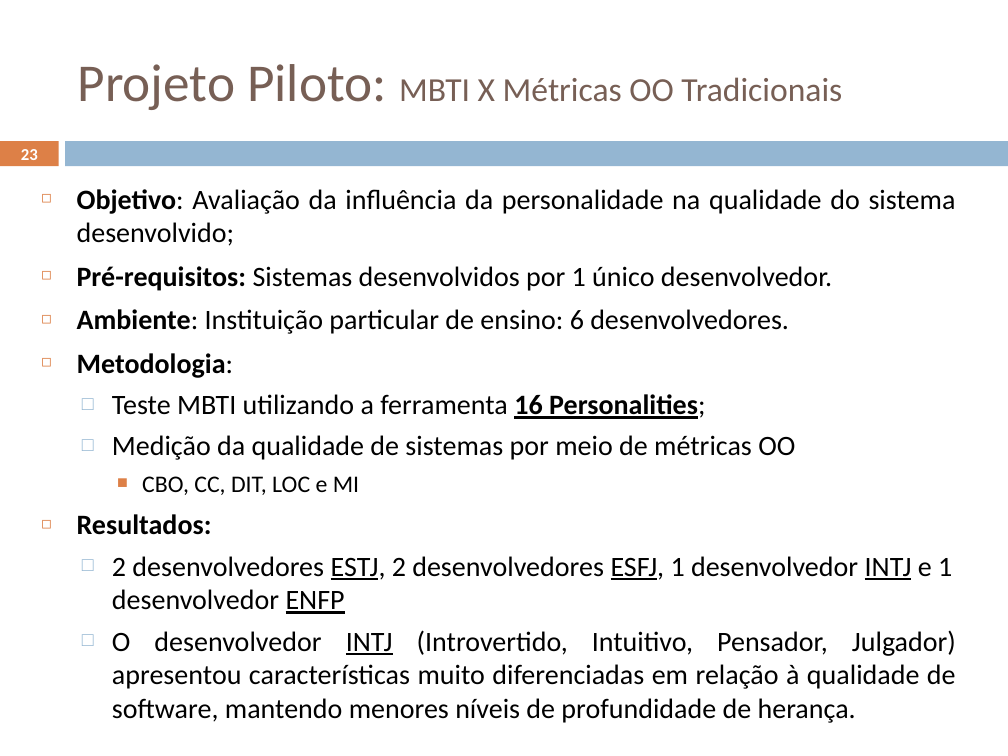
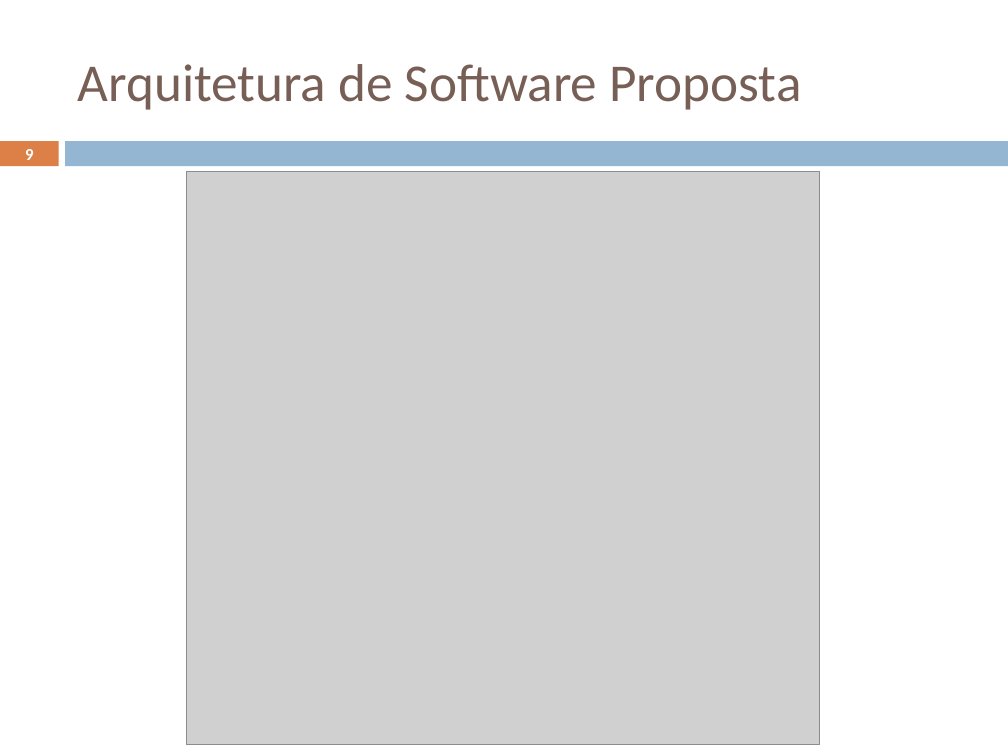
Before and after one commit to geoleite/Mestrado, a slide deck: slide 9 of Apresentacao/ApresentaçãoV1.pptx (slide 23 before the commit). Drawn at 1008x756 pixels with LibreOffice and Linux fonts; fonts in the diff are those of the drawing; grey boxes stand for pictures. Boxes give left, top, right and bottom in pixels: in the first picture for what was removed or moved away, otherwise in the second. Text is boxed around its words. In the diff, an @@ line names an element or a change of style, - is before the commit and + after.

```diff
--- a/Apresentacao/ApresentaçãoV1.pptx
+++ b/Apresentacao/ApresentaçãoV1.pptx
@@ title at <box>78,64,801,110</box>: text changed; size 24 to 38 pt @@
-Projeto Piloto: MBTI X Métricas OO Tradicionais
+Arquitetura de Software Proposta
@@ page number at <box>25,149,33,160</box>: text changed @@
-23
+9
@@ picture added at <box>186,171,820,744</box> @@
@@ text removed at <box>77,189,956,723</box> @@
-◻ Objetivo: Avaliação da influência da personalidade na qualidade do sistema desenvolvido;
-◻ Pré-requisitos: Sistemas desenvolvidos por 1 único desenvolvedor.
-◻ Ambiente: Instituição particular de ensino: 6 desenvolvedores.
-◻ Metodologia:
-  □ Teste MBTI utilizando a ferramenta 16 Personalities;
-  □ Medição da qualidade de sistemas por meio de métricas OO
-    ■ CBO, CC, DIT, LOC e MI
-◻ Resultados:
-  □ 2 desenvolvedores ESTJ, 2 desenvolvedores ESFJ, 1 desenvolvedor INTJ e 1 desenvolvedor ENFP
-  □ O desenvolvedor INTJ (Introvertido, Intuitivo, Pensador, Julgador) apresentou características muito diferenciadas em relação à qualidade de software, mantendo menores níveis de profundidade de herança.
```
Also in this commit, not shown: 8 other slides changed, 13 slides added, 29 slides removed, 29 other files.
